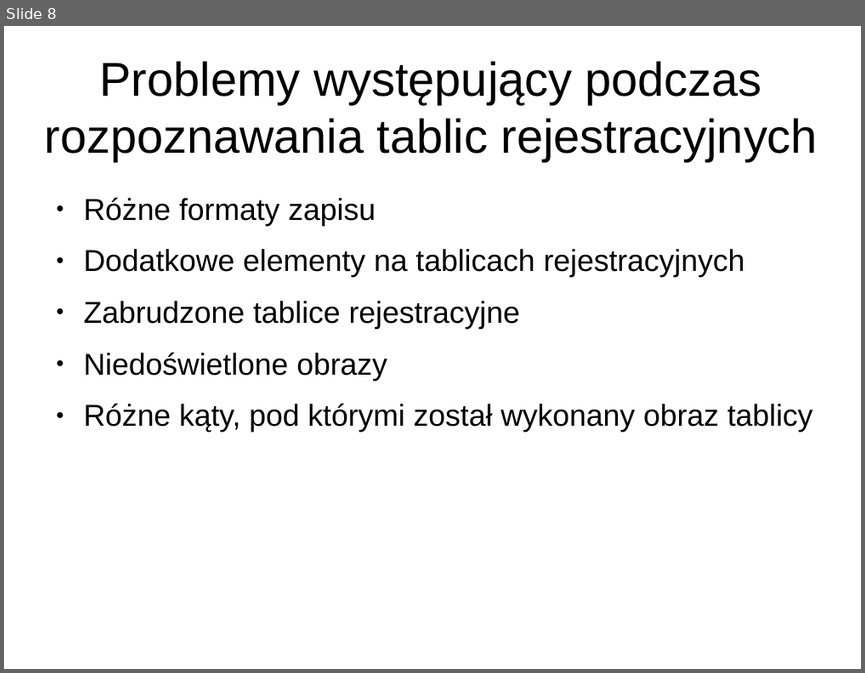
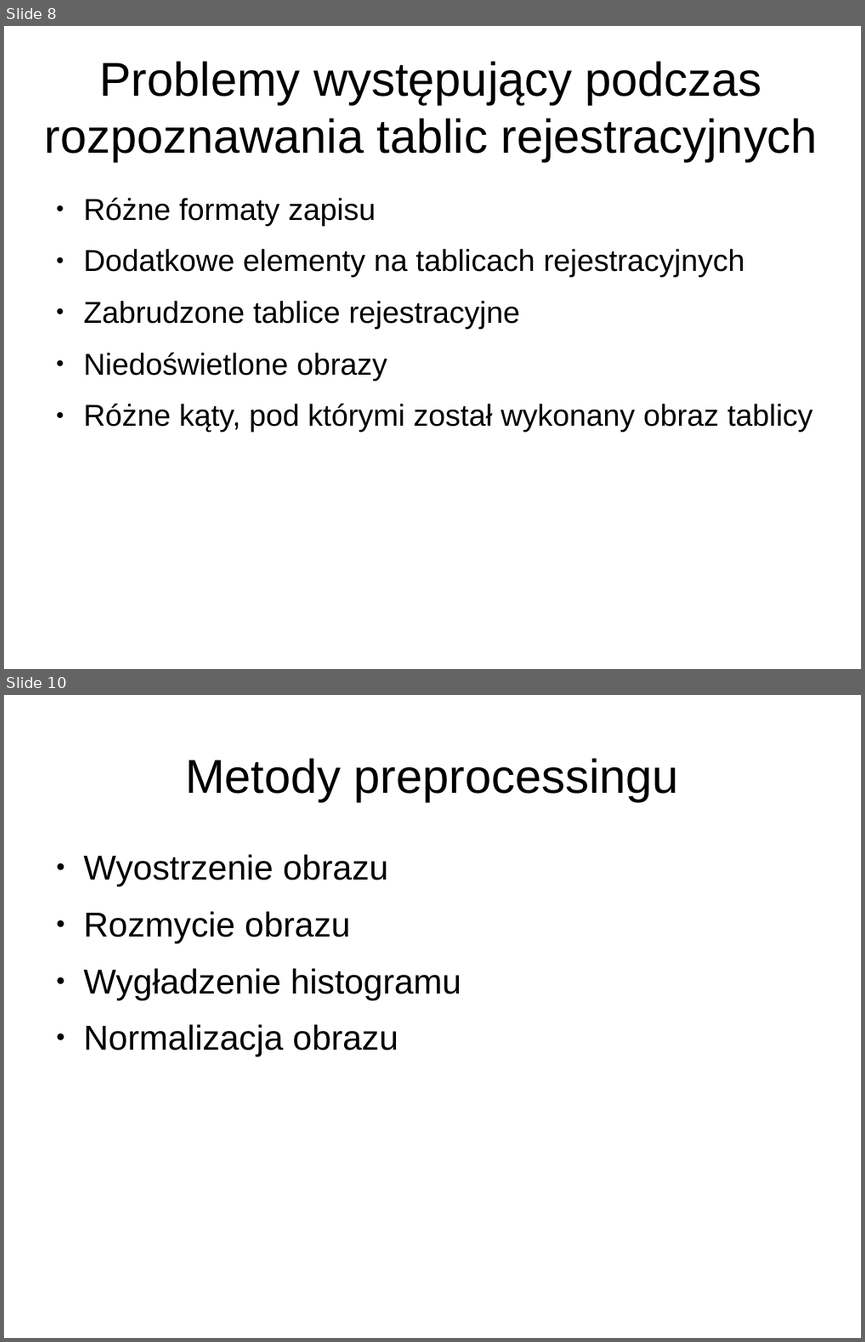
Before and after one commit to loganek/number-plate-recognition, a slide deck: doc/presentations/final-presentation.odp. Shown one above the other, each under a label of ours: slide 8 before the commit, slides 8 and 10 after it; the slides between them are not shown. The pictures are 865x673 and 865x1342 pixels, drawn with LibreOffice and Linux fonts; fonts in the diff are those of the drawing. Boxes give left, top, right and bottom in pixels: in the first picture for what was removed or moved away, otherwise in the second. Text is boxed around its words. In the diff, an @@ line names an element or a change of style, - is before the commit and + after.

```diff
--- a/doc/presentations/final-presentation.odp
+++ b/doc/presentations/final-presentation.odp
@@ slide 10 added at [4,695,861,1338], background #FFFFFF @@
@@ title added at [185,758,679,801], 44 pt, text #000000 @@
+Metody preprocessingu
@@ text added at [84,854,461,1056], 32 pt, text #000000 @@
+● Wyostrzenie obrazu
+● Rozmycie obrazu
+● Wygładzenie histogramu
+● Normalizacja obrazu
```
Also in this commit, not shown: 4 slides changed, 5 other slides added.
